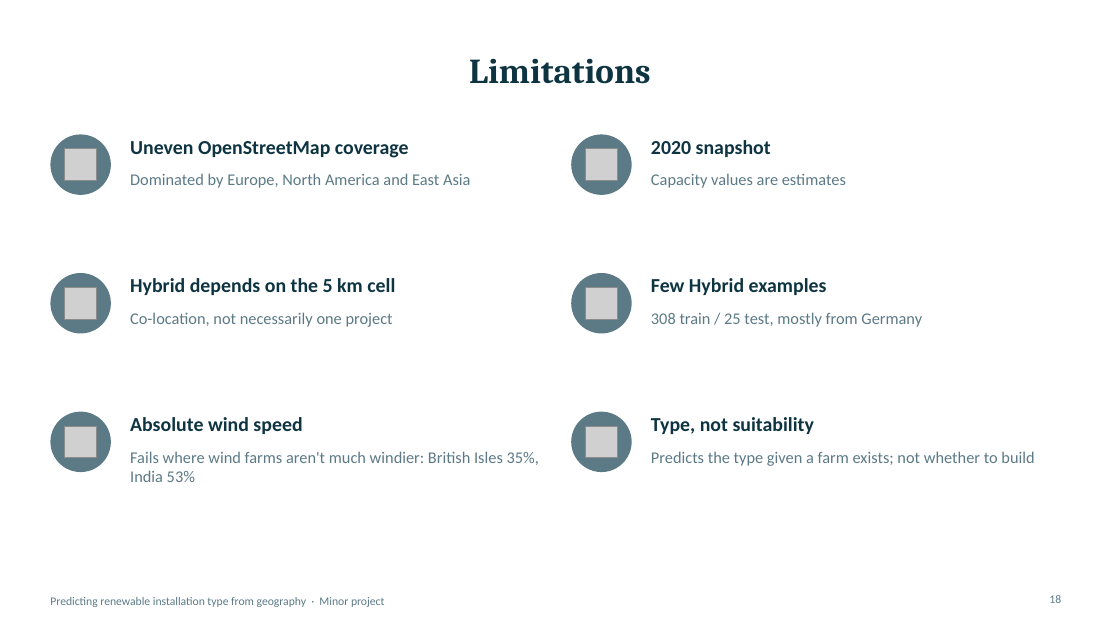
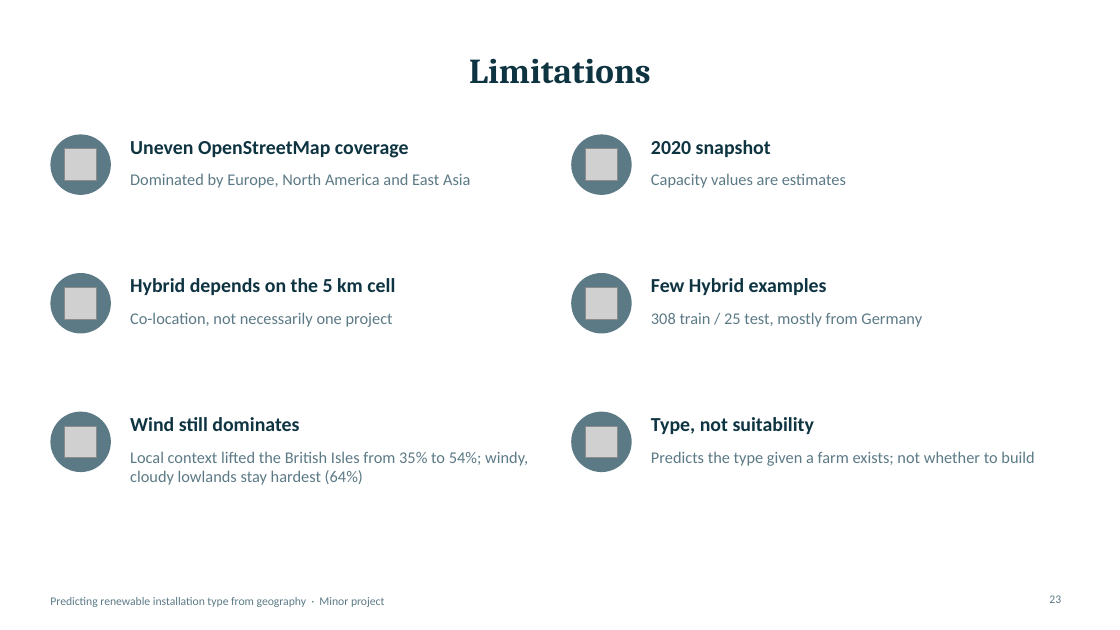
Before and after one commit to AshutoshSinghJ/renewable-siting-ml, a slide deck: slide 23 of outputs/Project_Presentation.pptx (slide 18 before the commit). Drawn at 1120x630 pixels with LibreOffice and Linux fonts; fonts in the diff are those of the drawing; grey boxes stand for pictures. Boxes give left, top, right and bottom in pixels: in the first picture for what was removed or moved away, otherwise in the second. Text is boxed around its words. In the diff, an @@ line names an element or a change of style, - is before the commit and + after.

Commit message:
Improvement round: local-context features, Extra Trees, conformal sets, locked final test
- src/06-11: new features, 11-region leave-one-region-out experiments, conformal
  prediction, archetypes and SHAP, patch neural network, one-time locked test
- Globe site: Improved model, Archetypes and Final test views; Results and About updated
- Report section 8, five new slides, docs and README updated

```diff
--- a/outputs/Project_Presentation.pptx
+++ b/outputs/Project_Presentation.pptx
@@ text at (130,417,299,431): text changed @@
-Absolute wind speed
+Wind still dominates
@@ text at (130,451,528,485): text changed @@
-Fails where wind farms aren't much windier: British Isles 35%, India 53%
+Local context lifted the British Isles from 35% to 54%; windy, cloudy lowlands stay hardest (64%)
@@ page number at (1049,595,1061,603): text changed @@
-18
+23
```
Also in this commit, not shown: 1 other slide changed, 5 slides added, 47 other files.
